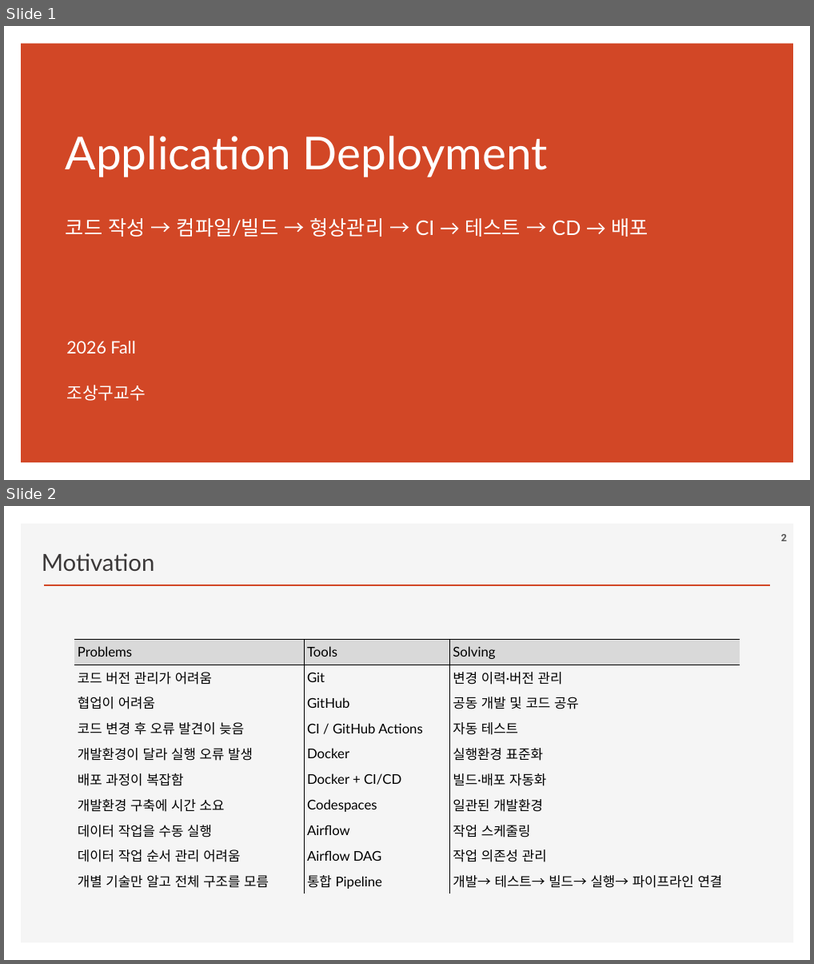
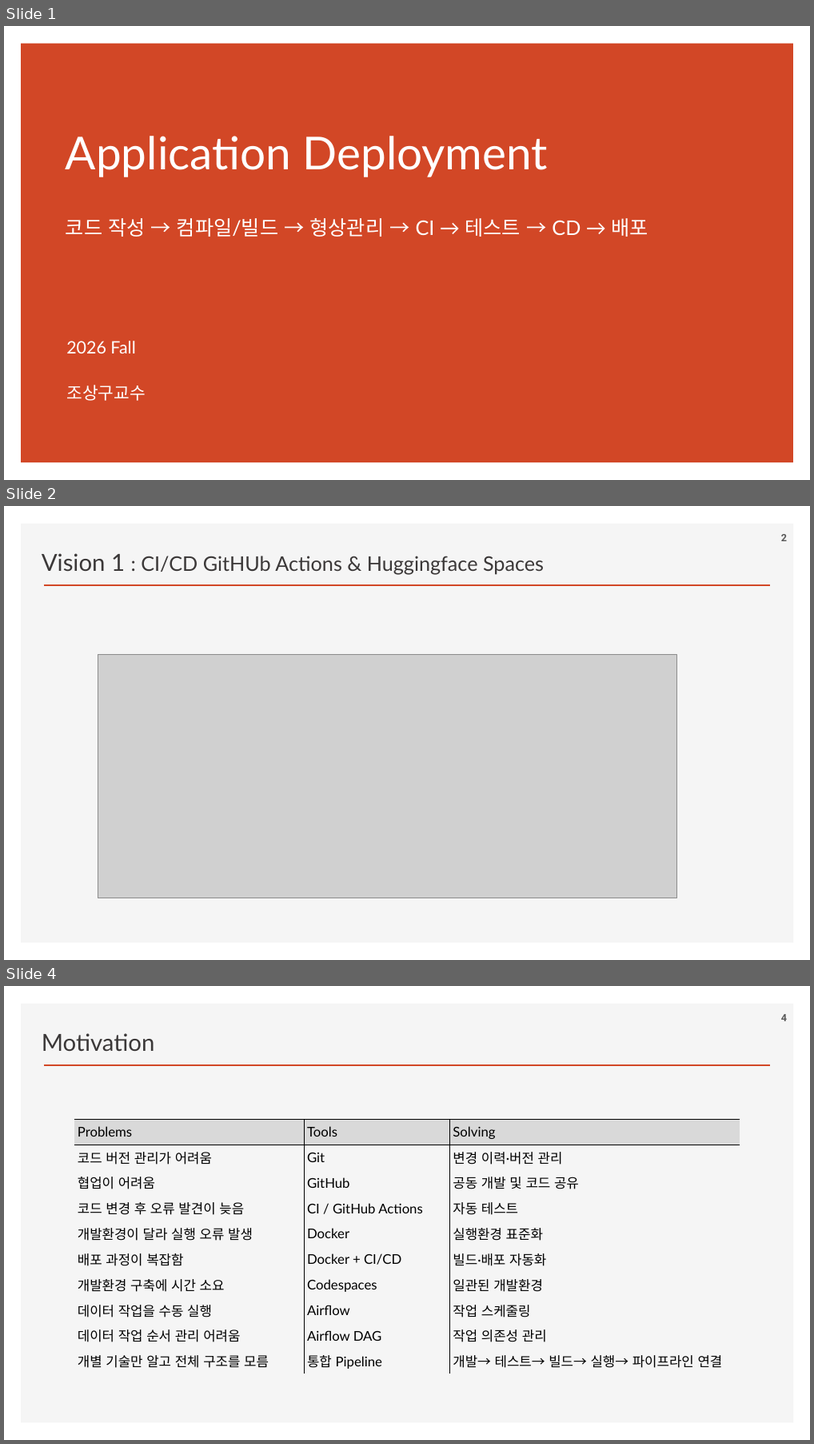
Before and after one commit to ancestor9/2026_Fall_AI-Workflow, a slide deck: PPTs/00_App Deployment.pptx. Shown one above the other, each under a label of ours: slides 1 and 2 before the commit, slides 1, 2 and 4 after it; the slides between them are not shown. The pictures are 814x964 and 814x1444 pixels, drawn with LibreOffice and Linux fonts; fonts in the diff are those of the drawing; grey boxes stand for pictures; background and template pictures are left out. Boxes give left, top, right and bottom in pixels: in the first picture for what was removed or moved away, otherwise in the second. Text is boxed around its words. In the diff, an @@ line names an element or a change of style, - is before the commit and + after.

```diff
--- a/PPTs/00_App Deployment.pptx
+++ b/PPTs/00_App Deployment.pptx
@@ slide 2 added at bbox=[4, 506, 810, 960], background #FFFFFF; not listed: 2 template elements that a slide beside it also shows @@
@@ text added at bbox=[42, 553, 544, 574], 24 pt, text #3B3838 @@
+Vision 1 : CI/CD GitHUb Actions & Huggingface Spaces
@@ page number added at bbox=[782, 534, 787, 541], 12 pt, text #595959, bold @@
+2
@@ picture added at bbox=[98, 654, 678, 897] @@
@@ what was slide 2 is now slide 4 @@
@@ page number at bbox=[782, 1014, 787, 1021]: text changed @@
-2
+4
```
Also in this commit, not shown: 5 other slides added.
